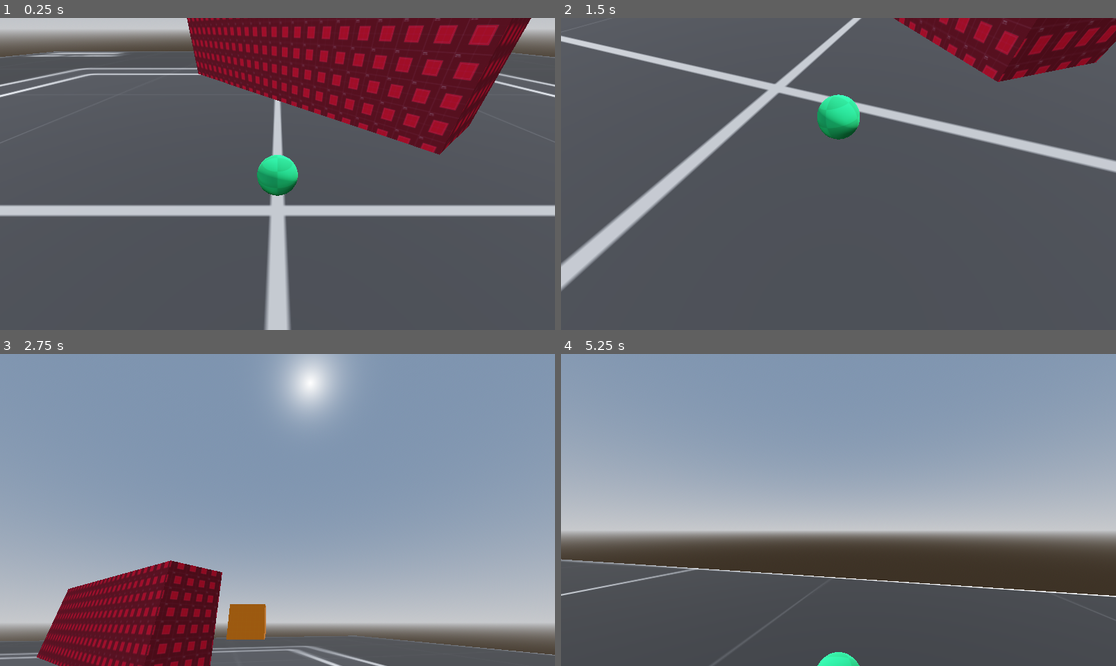
Above: before the commit, frames 1-4 (two rows, left to right).
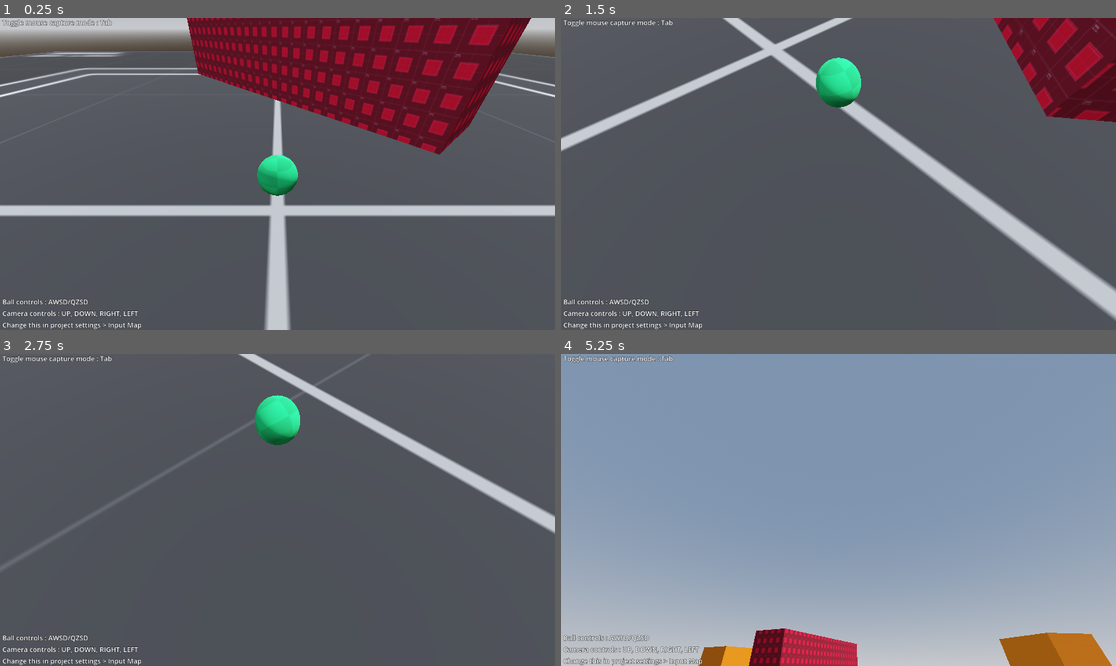
Above: after the commit, the same moments.

Repository: JeanKouss/godot-third-person-camera
Game: Godot game, scene res://tests/TestScene.tscn
Same seed, same stepped clock (60 frames per second), same inputs: the game is played once before the commit and once after it. Before the commit the project has no main scene; this scene is started directly in both runs.
Inputs (mouse positions are in pixels of both pictures, inside the frame that each line leads up to):
- Up to frame 1 (0.25 s): no input
- Up to frame 2 (1.5 s): move the mouse to (960, 158) at 0.52 s; hold D (right) 0.53-1.28 s; hold Tab (toggle_mouse_mode, bound only after the commit) 0.53-1.28 s; move the mouse to (727, 189) at 1.27 s; hold S (back) from 1.28 s (still down); tap W (front) at 1.35 s
- Up to frame 3 (2.75 s): tap Tab (toggle_mouse_mode, bound only after the commit) at 1.55, 2.3 s; move the mouse to (333, 441) at 2.02 s; release S (back) at 2.03 s; hold D (right) from 2.03 s (still down); hold Down (tp_camera_down) from 2.03 s (still down)
- Up to frame 4 (5.25 s): move the mouse to (810, 572) at 2.77 s; release Down (tp_camera_down) at 2.78 s; tap Left (tp_camera_left) at 2.85 s; tap Tab (toggle_mouse_mode, bound only after the commit) at 3.05, 3.8, 4.55 s; move the mouse to (1005, 556) at 3.52 s; release D (right) at 3.53 s; hold Right (tp_camera_right) 3.53-4.28 s; hold A (left) 3.53-5.03 s; move the mouse to (672, 463) at 4.27 s; tap Up (tp_camera_up) at 4.35 s; move the mouse to (866, 510) at 5.02 s; hold S (back) from 5.03 s (still down); hold Tab (toggle_mouse_mode, bound only after the commit) from 5.03 s (still down)

The runs differ from the first frame. In frame 1, 0.7% of the frame differs, in the area x 0-26%, y 0-100%; in frame 2, 20%; in frame 3, 94%, in the area x 0-100%, y 0-100%; in frame 4, 63%.

Commit message:
Improve test interface

Diff:
--- a/project.godot
+++ b/project.godot
@@ -11,6 +11,7 @@
 [application]
 
 config/name="third-person-camera"
+run/main_scene="res://tests/TestScene.tscn"
 config/features=PackedStringArray("4.0", "GL Compatibility")
 config/icon="res://icon.svg"
 
@@ -56,6 +57,11 @@
 "events": [Object(InputEventKey,"resource_local_to_scene":false,"resource_name":"","device":-1,"window_id":0,"alt_pressed":false,"shift_pressed":false,"ctrl_pressed":false,"meta_pressed":false,"pressed":false,"keycode":0,"physical_keycode":68,"key_label":0,"unicode":100,"echo":false,"script":null)
 ]
 }
+toggle_mouse_mode={
+"deadzone": 0.5,
+"events": [Object(InputEventKey,"resource_local_to_scene":false,"resource_name":"","device":-1,"window_id":0,"alt_pressed":false,"shift_pressed":false,"ctrl_pressed":false,"meta_pressed":false,"pressed":false,"keycode":0,"physical_keycode":4194306,"key_label":0,"unicode":0,"echo":false,"script":null)
+]
+}
 
 [rendering]
 
--- a/tests/PlayerBall.gd
+++ b/tests/PlayerBall.gd
@@ -18,3 +18,13 @@
 	if Input.is_action_pressed("right") :
 		var dir = camera.get_right_direction()
 		apply_central_force(dir * speed)
+
+
+func _unhandled_input(event):
+	if event.is_action_pressed("toggle_mouse_mode") :
+		if Input.mouse_mode == Input.MOUSE_MODE_CAPTURED :
+			Input.mouse_mode = Input.MOUSE_MODE_VISIBLE
+			camera.mouse_follow = false
+		else :
+			Input.mouse_mode = Input.MOUSE_MODE_CAPTURED
+			camera.mouse_follow = true
--- /dev/null
+++ b/tests/TestScene.gd
@@ -0,0 +1 @@
+extends Node3D
--- a/tests/TestScene.tscn
+++ b/tests/TestScene.tscn
@@ -76,6 +76,11 @@
 [sub_resource type="ConcavePolygonShape3D" id="ConcavePolygonShape3D_dmved"]
 data = PackedVector3Array(-11.9605, 3.686, 2.3405, 11.9605, 3.686, 2.3405, -11.9605, -3.686, 2.3405, 11.9605, 3.686, 2. …(824 unchanged characters)…
 
+[sub_resource type="LabelSettings" id="LabelSettings_cxr6h"]
+font_size = 14
+outline_size = 2
+outline_color = Color(0, 0, 0, 1)
+
 [node name="Test" type="Node3D"]
 
 [node name="RigidBody3D" type="RigidBody3D" parent="."]
@@ -93,7 +98,6 @@
 distance_from_pivot = 5.0
 initial_dive_angle_deg = -35.556
 current = true
-mouse_follow = true
 
 [node name="SpectatorCamera" type="Camera3D" parent="."]
 transform = Transform3D(-4.23762e-08, -0.245274, 0.969454, -1.07212e-08, 0.969454, 0.245274, -1, 7.01661e-14, -4.37114e-08, 47.6874, 17.5263, 0)
@@ -165,3 +169,37 @@
 
 [node name="CollisionShape3D" type="CollisionShape3D" parent="Map/Box5/StaticBody3D"]
 shape = SubResource("ConcavePolygonShape3D_dmved")
+
+[node name="CanvasLayer" type="CanvasLayer" parent="."]
+
+[node name="VBoxContainer" type="VBoxContainer" parent="CanvasLayer"]
+anchors_preset = 2
+anchor_top = 1.0
+anchor_bottom = 1.0
+offset_left = 5.0
+offset_top = -86.0
+offset_right = 305.0
+grow_vertical = 0
+alignment = 2
+
+[node name="Label" type="Label" parent="CanvasLayer/VBoxContainer"]
+layout_mode = 2
+text = "Ball controls : AWSD/QZSD"
+label_settings = SubResource("LabelSettings_cxr6h")
+
+[node name="Label2" type="Label" parent="CanvasLayer/VBoxContainer"]
+layout_mode = 2
+text = "Camera controls : UP, DOWN, RIGHT, LEFT"
+label_settings = SubResource("LabelSettings_cxr6h")
+
+[node name="Label3" type="Label" parent="CanvasLayer/VBoxContainer"]
+layout_mode = 2
+text = "Change this in project settings > Input Map"
+label_settings = SubResource("LabelSettings_cxr6h")
+
+[node name="Label" type="Label" parent="CanvasLayer"]
+offset_left = 5.0
+offset_right = 266.0
+offset_bottom = 26.0
+text = "Toggle mouse capture mode : Tab"
+label_settings = SubResource("LabelSettings_cxr6h")
--- a/third_person_camera/ThirdPersonCamera.tscn
+++ b/third_person_camera/ThirdPersonCamera.tscn
@@ -32,7 +32,7 @@
 spring_length = 10.0
 
 [node name="CameraMarker" type="Marker3D" parent="RotationPivot/OffsetPivot/CameraSpringArm"]
-transform = Transform3D(1, 8.22727e-08, 3.29639e-07, 1.48517e-08, 1, -7.89762e-06, 2.08536e-07, 1.2219e-06, 1, -2.23167e-10, -0.000566006, 9.99999)
+transform = Transform3D(1, 8.22727e-08, 3.29676e-07, 1.48517e-08, 1, -7.89762e-06, 2.08536e-07, 1.2219e-06, 1, -2.23167e-10, -0.000566006, 9.99999)
 
 [node name="PivotDebug" type="MeshInstance3D" parent="RotationPivot/OffsetPivot"]
 visible = false
Not shown: 1 places in tests/TestScene.tscn that only renumber resources
